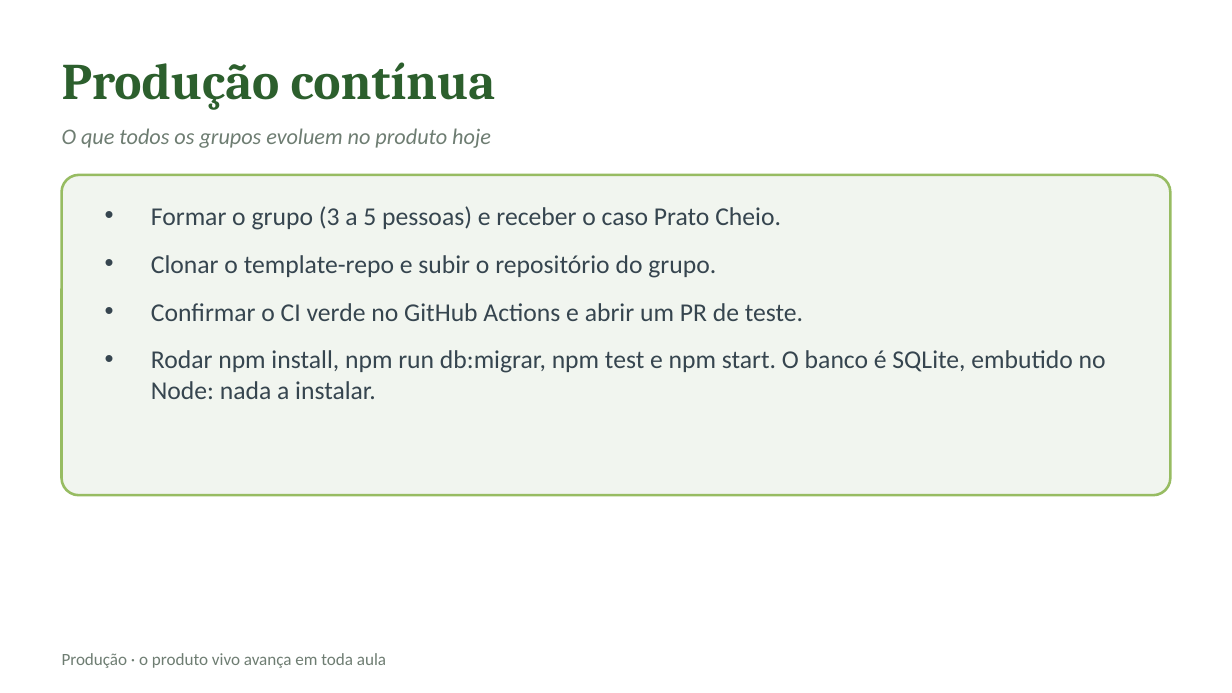
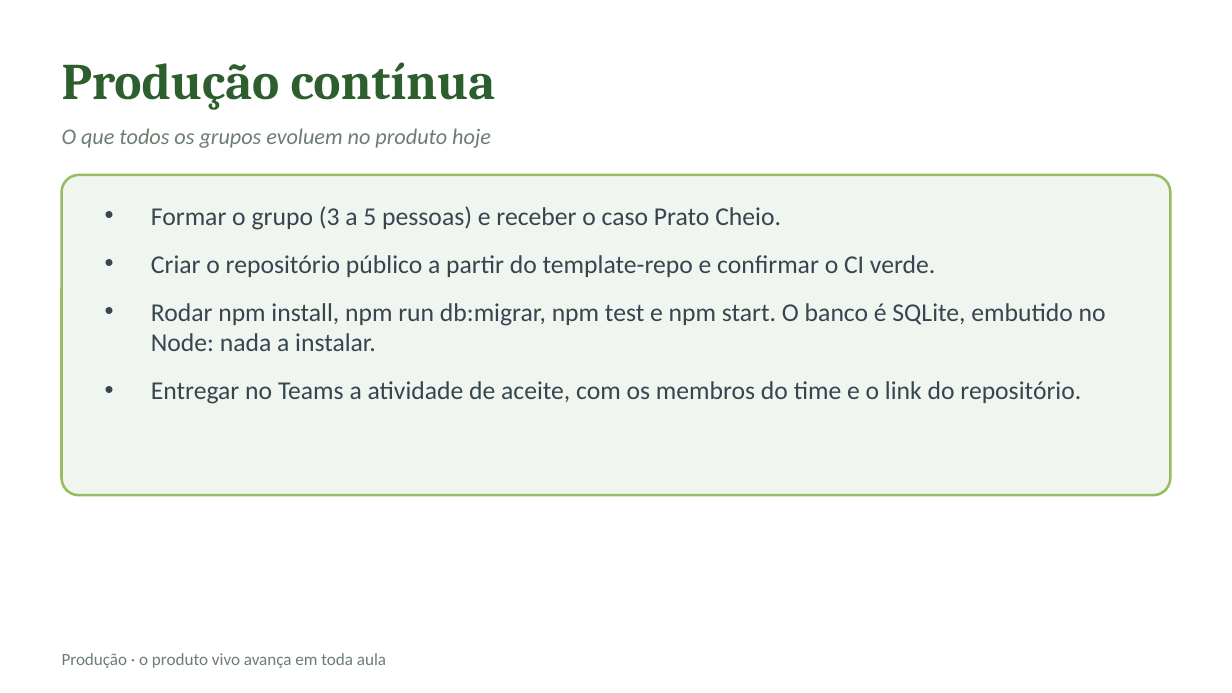
Before and after one commit to CatolicaSC-EngSoft/g1126-analise-projeto-desenvolvimento-agil-alunos, a slide deck: slide 24 of slides/aula-01-abertura-papel-da-analise.pptx (slide 23 before the commit). Drawn at 1232x693 pixels with LibreOffice and Linux fonts; fonts in the diff are those of the drawing. Boxes give left, top, right and bottom in pixels: in the first picture for what was removed or moved away, otherwise in the second. Text is boxed around its words. In the diff, an @@ line names an element or a change of style, - is before the commit and + after.

Commit message:
Trabalhos de sala: fazer as três atividades; aluno que entra depois; decks regerados com infográfico da avaliação

```diff
--- a/slides/aula-01-abertura-papel-da-analise.pptx
+++ b/slides/aula-01-abertura-papel-da-analise.pptx
@@ text at (151, 255, 935, 277): text changed @@
-• Clonar o template-repo e subir o repositório do grupo.
-• Confirmar o CI verde no GitHub Actions e abrir um PR de teste.
+• Criar o repositório público a partir do template-repo e confirmar o CI verde.
@@ text at (151, 381, 1081, 404): paragraph added @@
+• Entregar no Teams a atividade de aceite, com os membros do time e o link do repositório.
```
Also in this commit, not shown: 4 other slides changed, 1 slide added, 19 other files.
